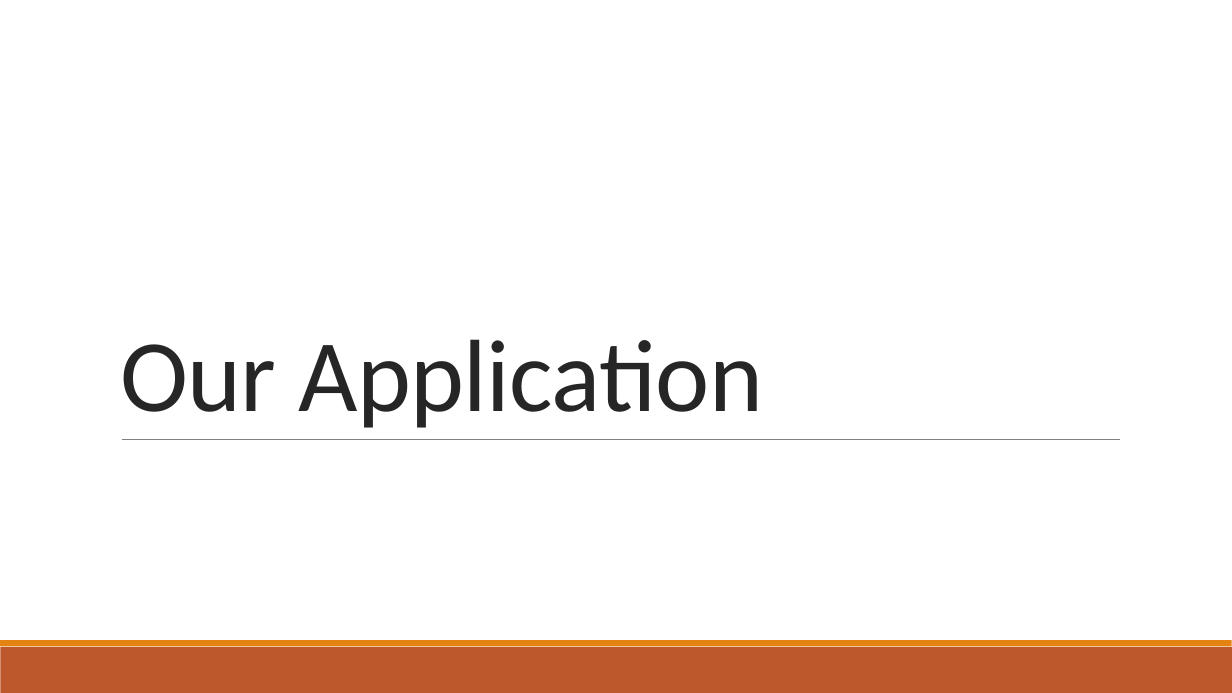
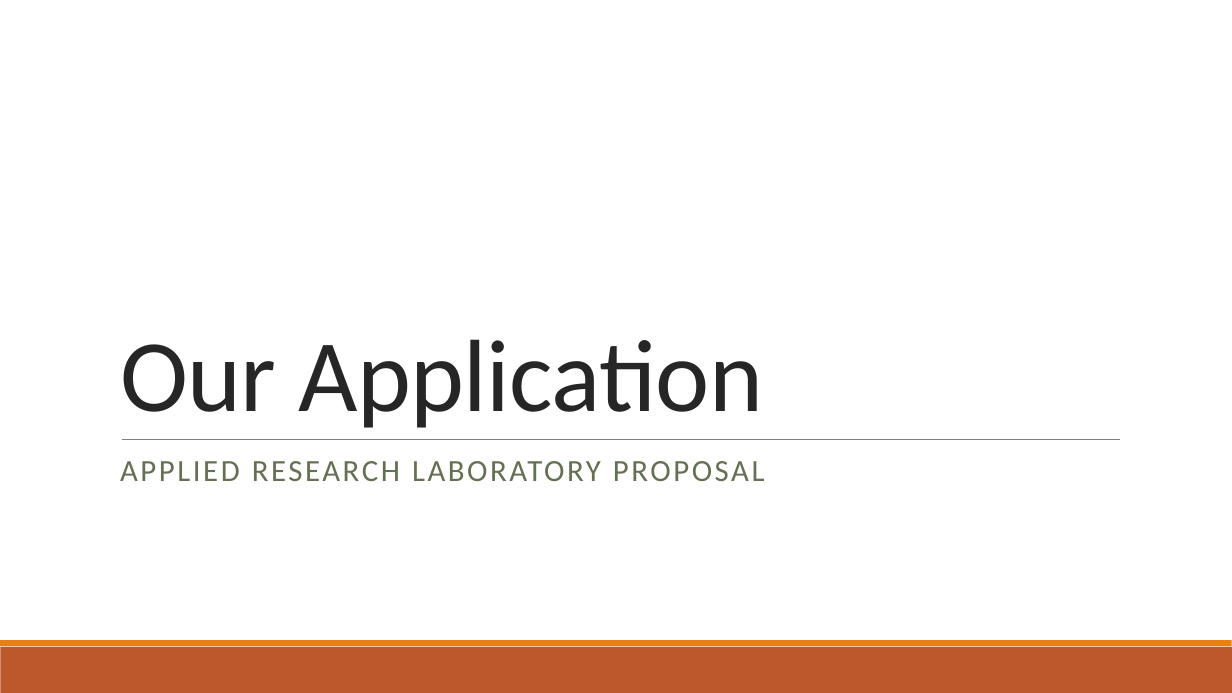
Before and after one commit to marktheperson/F15E4-ufos-are-real, a slide deck: slide 6 of Presentation.pptx. Drawn at 1232x693 pixels with LibreOffice and Linux fonts; fonts in the diff are those of the drawing. Boxes give left, top, right and bottom in pixels: in the first picture for what was removed or moved away, otherwise in the second. Text is boxed around its words. In the diff, an @@ line names an element or a change of style, - is before the commit and + after.

Commit message:
updated ppt

```diff
--- a/Presentation.pptx
+++ b/Presentation.pptx
@@ text added at bbox=[120, 461, 765, 481], 24 pt, text #637052 @@
+APPLIED RESEARCH LABORATORY PROPOSAL
```
Also in this commit, not shown: 2 other slides changed.
